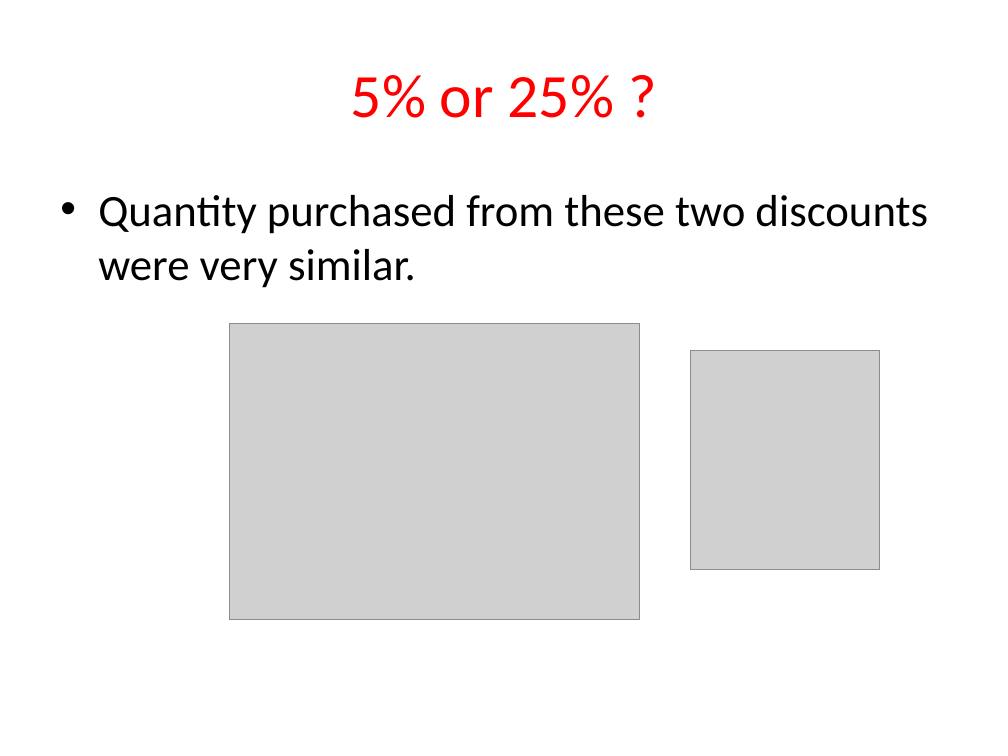
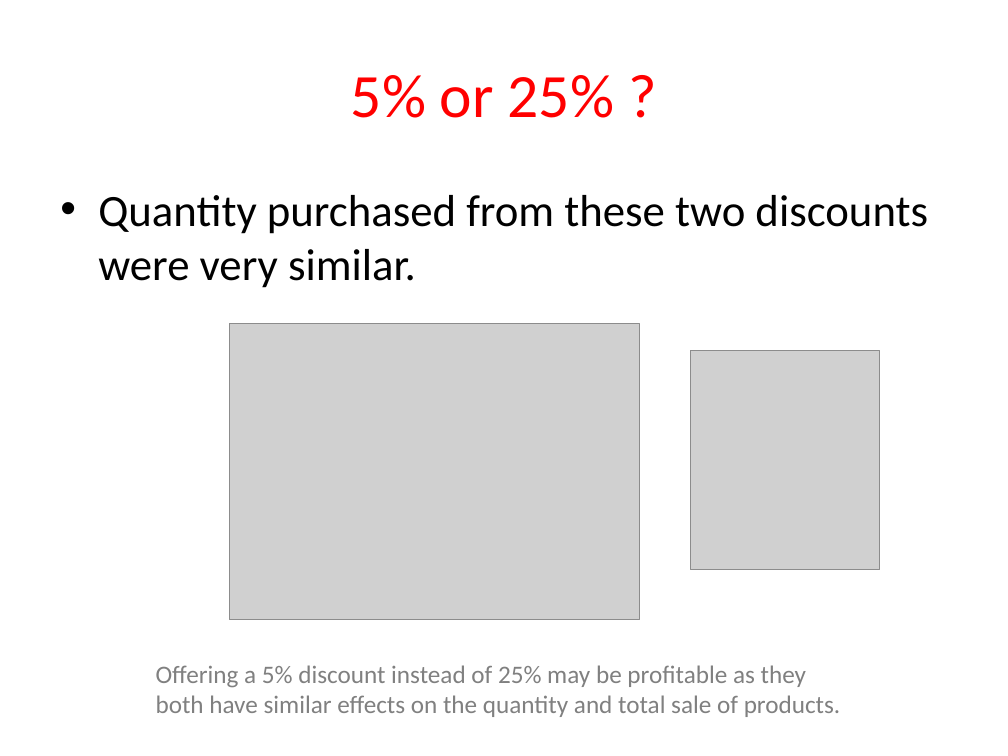
Before and after one commit to Sue-Mir/Module2_Project_Hypothesis_Testing, a slide deck: slide 6 of Project2_HypothesisTesting_NonTechnicalPresentation.pptx. Drawn at 1008x756 pixels with LibreOffice and Linux fonts; fonts in the diff are those of the drawing; grey boxes stand for pictures. Boxes give left, top, right and bottom in pixels: in the first picture for what was removed or moved away, otherwise in the second. Text is boxed around its words. In the diff, an @@ line names an element or a change of style, - is before the commit and + after.

```diff
--- a/Project2_HypothesisTesting_NonTechnicalPresentation.pptx
+++ b/Project2_HypothesisTesting_NonTechnicalPresentation.pptx
@@ text added at <box>156,665,841,717</box>, 18 pt, text #808080 @@
+Offering a 5% discount instead of 25% may be profitable as they both have similar effects on the quantity and total sale of products.
```
Also in this commit, not shown: 8 other slides changed, 2 slides added, 2 slides removed.
